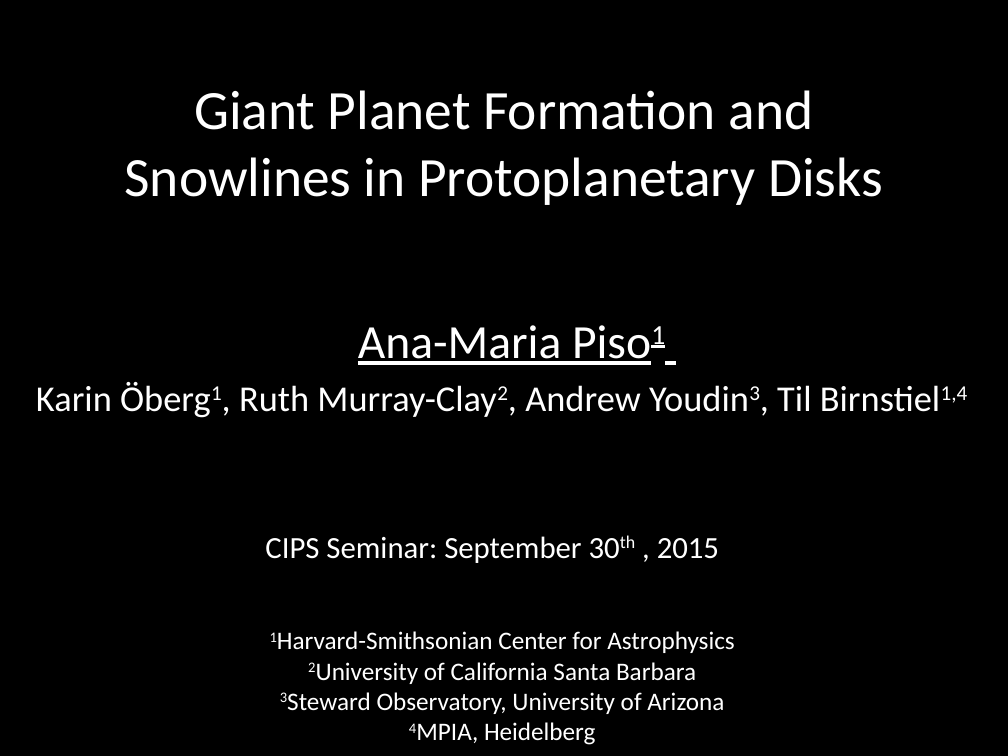
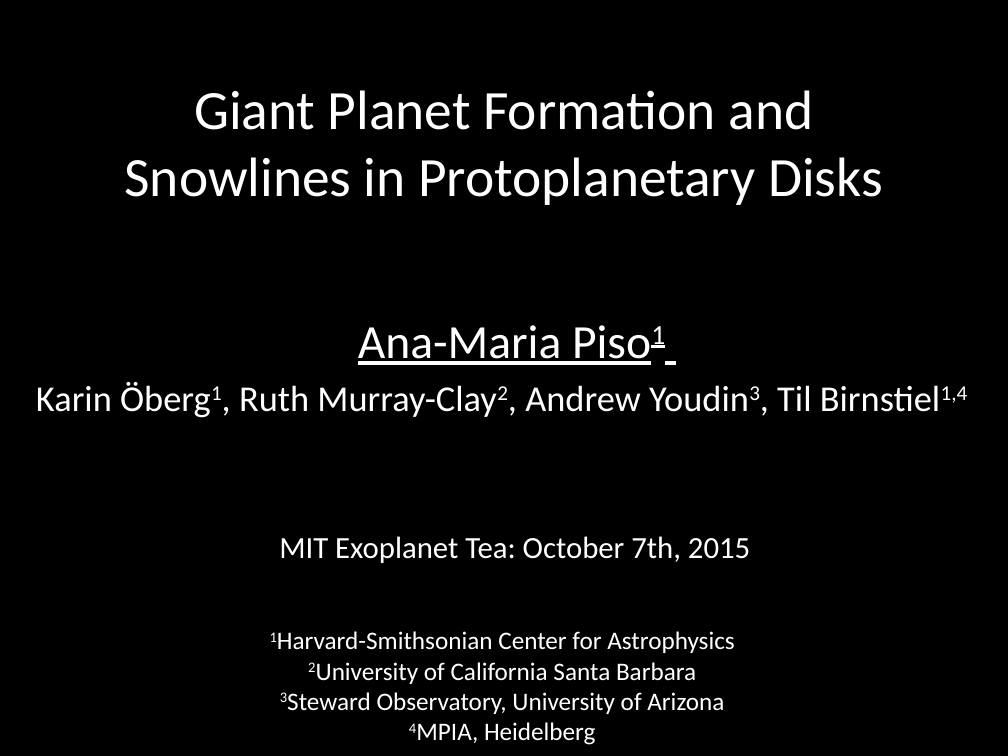
Before and after one commit to apiso/Thesis, a slide deck: slide 1 of slides/MET_talk.pptx. Drawn at 1008x756 pixels with LibreOffice and Linux fonts; fonts in the diff are those of the drawing; background and template pictures are left out. Boxes give left, top, right and bottom in pixels: in the first picture for what was removed or moved away, otherwise in the second. Text is boxed around its words. In the diff, an @@ line names an element or a change of style, - is before the commit and + after.

Commit message:
update

```diff
--- a/slides/MET_talk.pptx
+++ b/slides/MET_talk.pptx
@@ text at <box>279,536,750,563</box>: text changed @@
-CIPS Seminar: September 30th , 2015
+MIT Exoplanet Tea: October 7th, 2015
```
